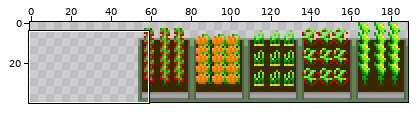
Sprite sheet -- Art Assets/Sprites (Final)/plants-Sheet.png. The picture above shows the old version from afar; the outline marks the close-up.
Close-up. The starting point:
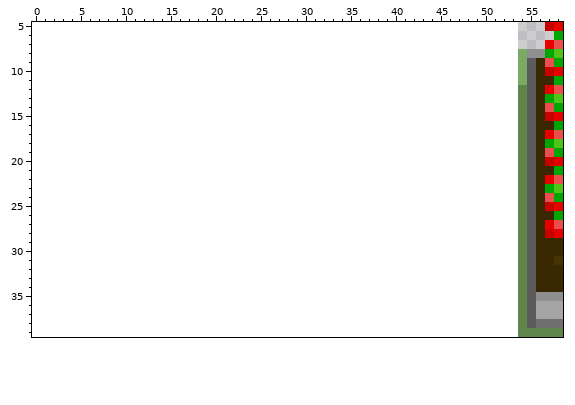
The file is 135x40 pixels. Shown: x 0..58, y 5..39. The old version is drawn lined up with the new one, on the new canvas.
And afterwards:
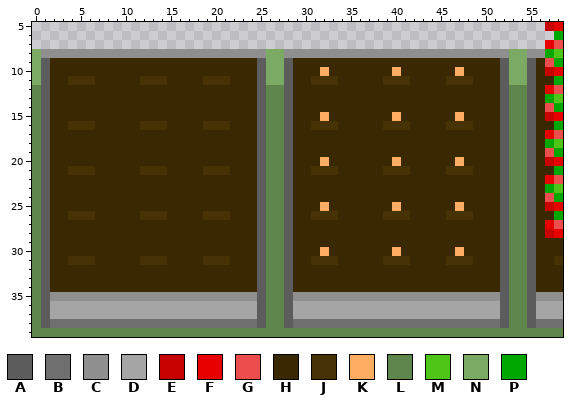
Palette (. is transparent): A #5c5c5c  B #6f6f6f  C #8f8f8f  D #a5a5a5  E #c70000  F #e60000  G #ec4d4d  H #3a2802  J #473206  K #ffad63  L #5e864c  M #4fc518  N #7aaa64  P #00a700
Changes in this commit:
canvas 135x40 -> 189x40, the old top-left corner now at 54,0
@@ x 0..58 @@
  7 .........................................................FG
- 8 ......................................................NCCPM
- 9 ......................................................NAHGP
-10 ......................................................NAHEF
-11 ......................................................NAHHP
-12 ......................................................LAHFG
-13 ......................................................LAHPM
-14 ......................................................LAHGP
-15 ......................................................LAHEF
-16 ......................................................LAHHP
-17 ......................................................LAHFG
-18 ......................................................LAHPM
-19 ......................................................LAHGP
-20 ......................................................LAHEF
-21 ......................................................LAHHP
-22 ......................................................LAHFG
-23 ......................................................LAHPM
-24 ......................................................LAHGP
-25 ......................................................LAHEF
-26 ......................................................LAHHP
-27 ......................................................LAHFG
-28 ......................................................LAHEF
-29 ......................................................LAHHH
-30 ......................................................LAHHH
-31 ......................................................LAHHJ
-32 ......................................................LAHHH
-33 ......................................................LAHHH
-34 ......................................................LAHHH
-35 ......................................................LACCC
-36 ......................................................LADDD
-37 ......................................................LADDD
-38 ......................................................LABBB
-39 ......................................................LLLLL
+ 8 NCCCCCCCCCCCCCCCCCCCCCCCCCNNCCCCCCCCCCCCCCCCCCCCCCCCCNNCCPM
+ 9 NAHHHHHHHHHHHHHHHHHHHHHHHANNAHHHHHHHHHHHHHHHHHHHHHHHANNAHGP
+10 NAHHHHHHHHHHHHHHHHHHHHHHHANNAHHHKHHHHHHHKHHHHHHKHHHHANNAHEF
+11 NAHHJJJHHHHHJJJHHHHJJJHHHANNAHHJJJHHHHHJJJHHHHJJJHHHANNAHHP
+12 LAHHHHHHHHHHHHHHHHHHHHHHHALLAHHHHHHHHHHHHHHHHHHHHHHHALLAHFG
+13 LAHHHHHHHHHHHHHHHHHHHHHHHALLAHHHHHHHHHHHHHHHHHHHHHHHALLAHPM
+14 LAHHHHHHHHHHHHHHHHHHHHHHHALLAHHHHHHHHHHHHHHHHHHHHHHHALLAHGP
+15 LAHHHHHHHHHHHHHHHHHHHHHHHALLAHHHKHHHHHHHKHHHHHHKHHHHALLAHEF
+16 LAHHJJJHHHHHJJJHHHHJJJHHHALLAHHJJJHHHHHJJJHHHHJJJHHHALLAHHP
+17 LAHHHHHHHHHHHHHHHHHHHHHHHALLAHHHHHHHHHHHHHHHHHHHHHHHALLAHFG
+18 LAHHHHHHHHHHHHHHHHHHHHHHHALLAHHHHHHHHHHHHHHHHHHHHHHHALLAHPM
+19 LAHHHHHHHHHHHHHHHHHHHHHHHALLAHHHHHHHHHHHHHHHHHHHHHHHALLAHGP
+20 LAHHHHHHHHHHHHHHHHHHHHHHHALLAHHHKHHHHHHHKHHHHHHKHHHHALLAHEF
+21 LAHHJJJHHHHHJJJHHHHJJJHHHALLAHHJJJHHHHHJJJHHHHJJJHHHALLAHHP
+22 LAHHHHHHHHHHHHHHHHHHHHHHHALLAHHHHHHHHHHHHHHHHHHHHHHHALLAHFG
+23 LAHHHHHHHHHHHHHHHHHHHHHHHALLAHHHHHHHHHHHHHHHHHHHHHHHALLAHPM
+24 LAHHHHHHHHHHHHHHHHHHHHHHHALLAHHHHHHHHHHHHHHHHHHHHHHHALLAHGP
+25 LAHHHHHHHHHHHHHHHHHHHHHHHALLAHHHKHHHHHHHKHHHHHHKHHHHALLAHEF
+26 LAHHJJJHHHHHJJJHHHHJJJHHHALLAHHJJJHHHHHJJJHHHHJJJHHHALLAHHP
+27 LAHHHHHHHHHHHHHHHHHHHHHHHALLAHHHHHHHHHHHHHHHHHHHHHHHALLAHFG
+28 LAHHHHHHHHHHHHHHHHHHHHHHHALLAHHHHHHHHHHHHHHHHHHHHHHHALLAHEF
+29 LAHHHHHHHHHHHHHHHHHHHHHHHALLAHHHHHHHHHHHHHHHHHHHHHHHALLAHHH
+30 LAHHHHHHHHHHHHHHHHHHHHHHHALLAHHHKHHHHHHHKHHHHHHKHHHHALLAHHH
+31 LAHHJJJHHHHHJJJHHHHJJJHHHALLAHHJJJHHHHHJJJHHHHJJJHHHALLAHHJ
+32 LAHHHHHHHHHHHHHHHHHHHHHHHALLAHHHHHHHHHHHHHHHHHHHHHHHALLAHHH
+33 LAHHHHHHHHHHHHHHHHHHHHHHHALLAHHHHHHHHHHHHHHHHHHHHHHHALLAHHH
+34 LAHHHHHHHHHHHHHHHHHHHHHHHALLAHHHHHHHHHHHHHHHHHHHHHHHALLAHHH
+35 LACCCCCCCCCCCCCCCCCCCCCCCALLACCCCCCCCCCCCCCCCCCCCCCCALLACCC
+36 LADDDDDDDDDDDDDDDDDDDDDDDALLADDDDDDDDDDDDDDDDDDDDDDDALLADDD
+37 LADDDDDDDDDDDDDDDDDDDDDDDALLADDDDDDDDDDDDDDDDDDDDDDDALLADDD
+38 LABBBBBBBBBBBBBBBBBBBBBBBALLABBBBBBBBBBBBBBBBBBBBBBBALLABBB
+39 LLLLLLLLLLLLLLLLLLLLLLLLLLLLLLLLLLLLLLLLLLLLLLLLLLLLLLLLLLL
Pixel boxes of the changes (left, top, right, bottom) in both close-ups:
added: (32, 49, 518, 337)
